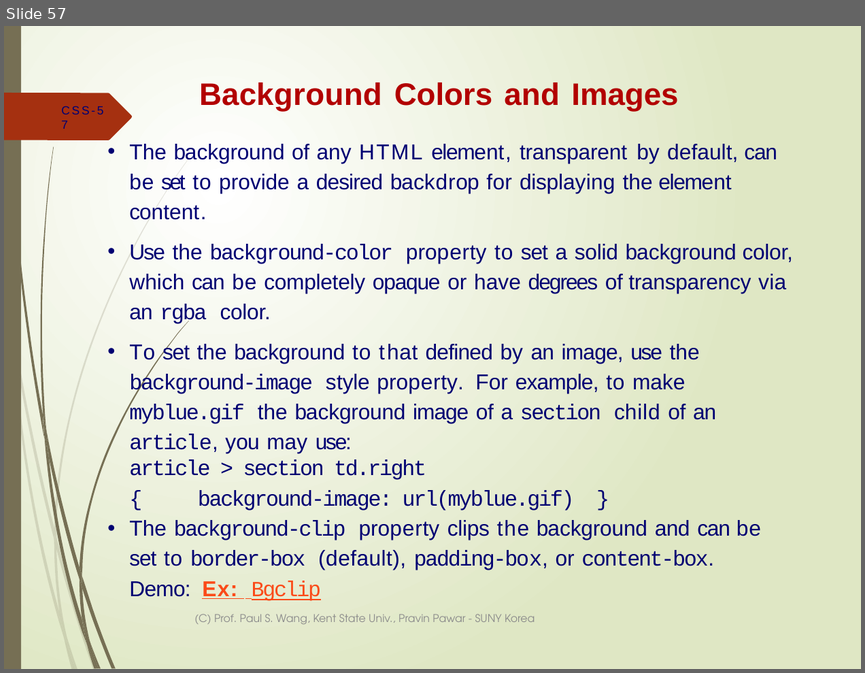
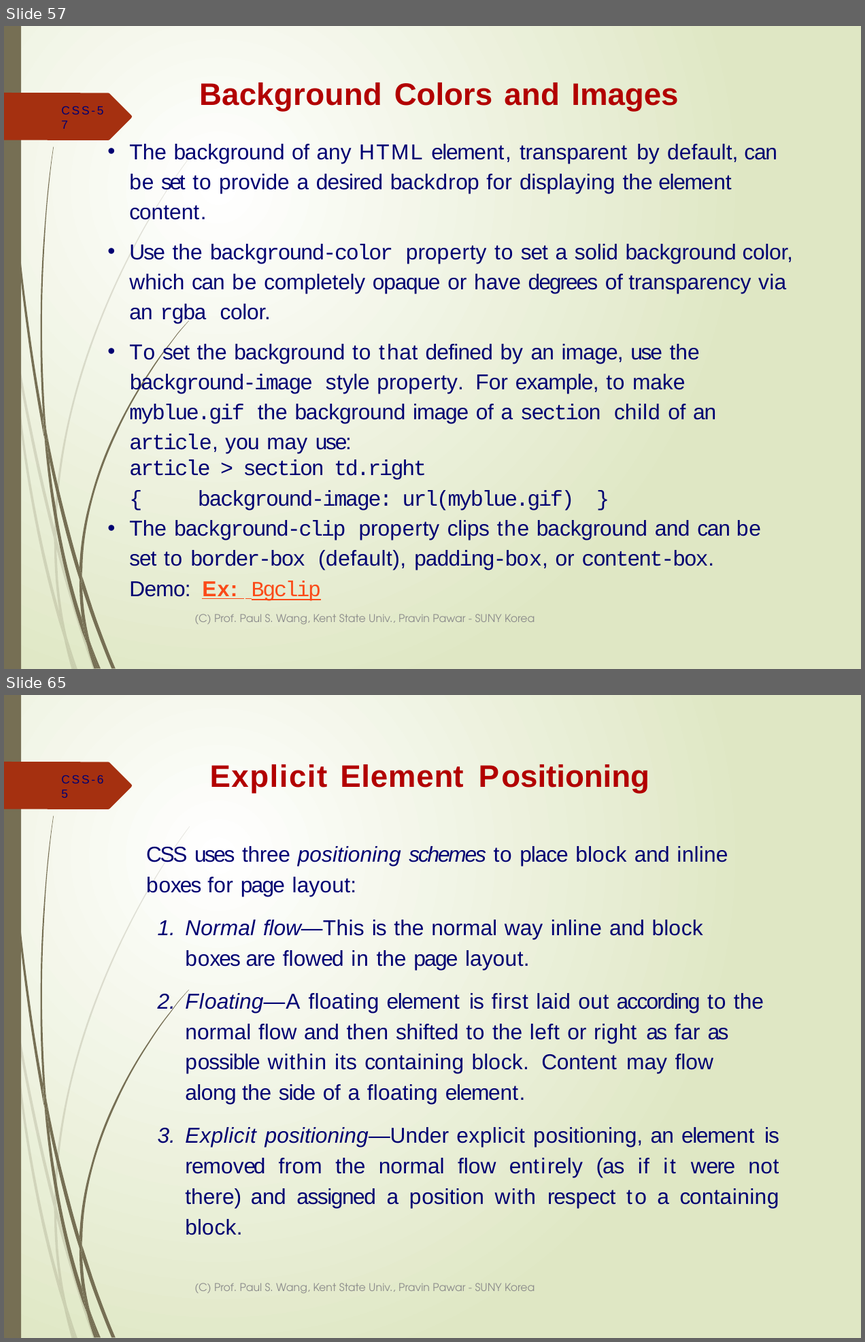
Before and after one commit to ppawar/ppawar.github.io, a slide deck: Fall2019/CSE102-F19/lectures/CSE102_Lec4-CSS.pptx. Shown one above the other, each under a label of ours: slide 57 before the commit, slides 57 and 65 after it; the slides between them are not shown. The pictures are 865x673 and 865x1342 pixels, drawn with LibreOffice and Linux fonts; fonts in the diff are those of the drawing. Boxes give left, top, right and bottom in pixels: in the first picture for what was removed or moved away, otherwise in the second. Text is boxed around its words. In the diff, an @@ line names an element or a change of style, - is before the commit and + after.

```diff
--- a/Fall2019/CSE102-F19/lectures/CSE102_Lec4-CSS.pptx
+++ b/Fall2019/CSE102-F19/lectures/CSE102_Lec4-CSS.pptx
@@ slide 65 added at (x1=4, y1=695, x2=861, y2=1338), background gradient #FFFFFF to #DFE8C4; not listed: 24 template elements that a slide beside it also shows @@
@@ page number added at (x1=61, y1=775, x2=103, y2=783), 10 pt, text #000072 @@
+CSS-65
@@ title added at (x1=210, y1=764, x2=649, y2=793), 26 pt, text #B20000, bold @@
+Explicit Element Positioning
@@ text added at (x1=146, y1=846, x2=779, y2=1208), 18.1 pt, text #000072 @@
+CSS uses three positioning schemes to place block and inline boxes for page layout:
+1. Normal flow—This is the normal way inline and block boxes are flowed in the page layout.
+2. Floating—A floating element is first laid out according to the normal flow and then shifted to the left or right as far as possible within its containing block. Content may flow along the side of a floating element.
+3. Explicit positioning—Under explicit positioning, an element is removed from the normal flow entirely (as if it were not there) and assigned a position with respect to a containing block.
@@ text added at (x1=194, y1=1283, x2=534, y2=1293), 9 pt, text #8C8C8C @@
+(C) Prof. Paul S. Wang, Kent State Univ., Pravin Pawar - SUNY Korea
```
Also in this commit, not shown: 17 other slides added, 1 other file.
